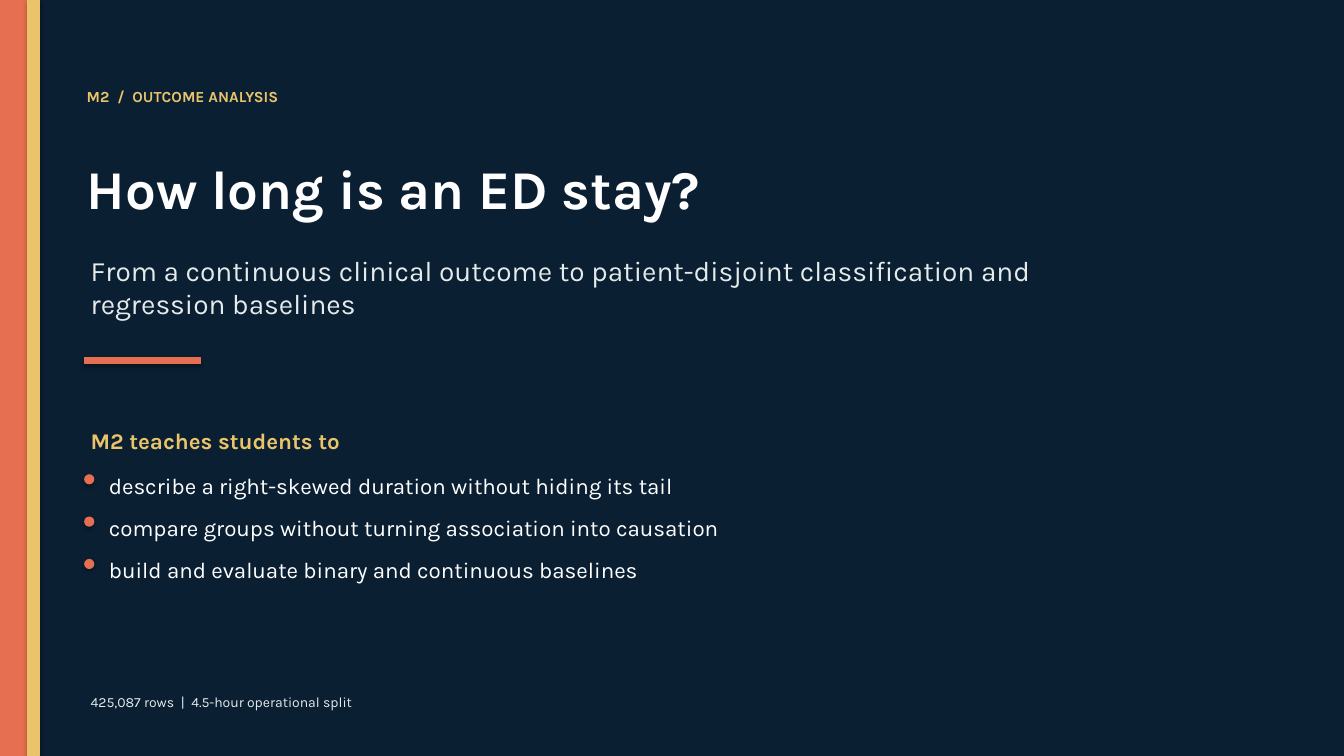
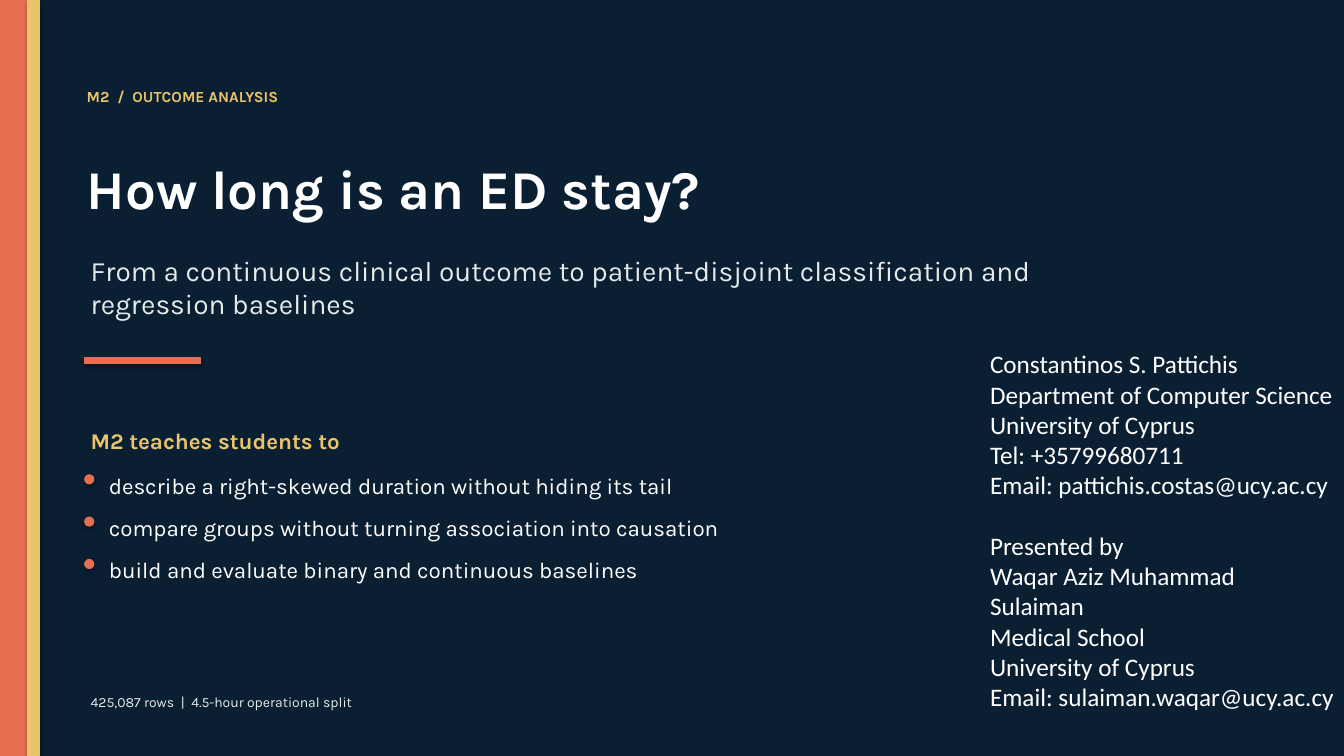
Before and after one commit to waziz786/MedML-toolbox, a slide deck: slide 1 of presentations/pptx/02_M2_ED_Length_of_Stay_Overview.pptx. Drawn at 1344x756 pixels with LibreOffice and Linux fonts; fonts in the diff are those of the drawing. Boxes give left, top, right and bottom in pixels: in the first picture for what was removed or moved away, otherwise in the second. Text is boxed around its words. In the diff, an @@ line names an element or a change of style, - is before the commit and + after.

```diff
--- a/presentations/pptx/02_M2_ED_Length_of_Stay_Overview.pptx
+++ b/presentations/pptx/02_M2_ED_Length_of_Stay_Overview.pptx
@@ text added at box(990, 355, 1333, 710), 18 pt, text #FFFFFF @@
+Constantinos S. Pattichis
+Department of Computer Science
+University of Cyprus
+Tel: +35799680711
+Email: pattichis.costas@ucy.ac.cy
+Presented by
+Waqar Aziz Muhammad Sulaiman
+Medical School
+University of Cyprus
+Email: sulaiman.waqar@ucy.ac.cy
```
Also in this commit, not shown: 14 other slides changed, 10 slides added, 23 other files.
